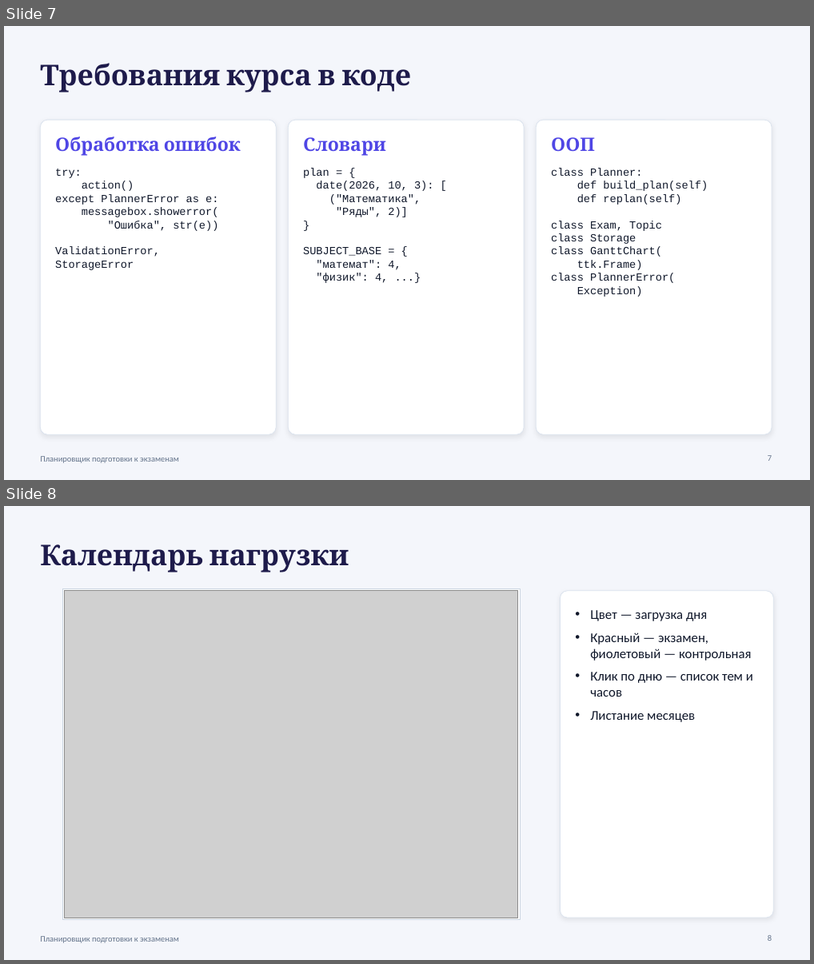
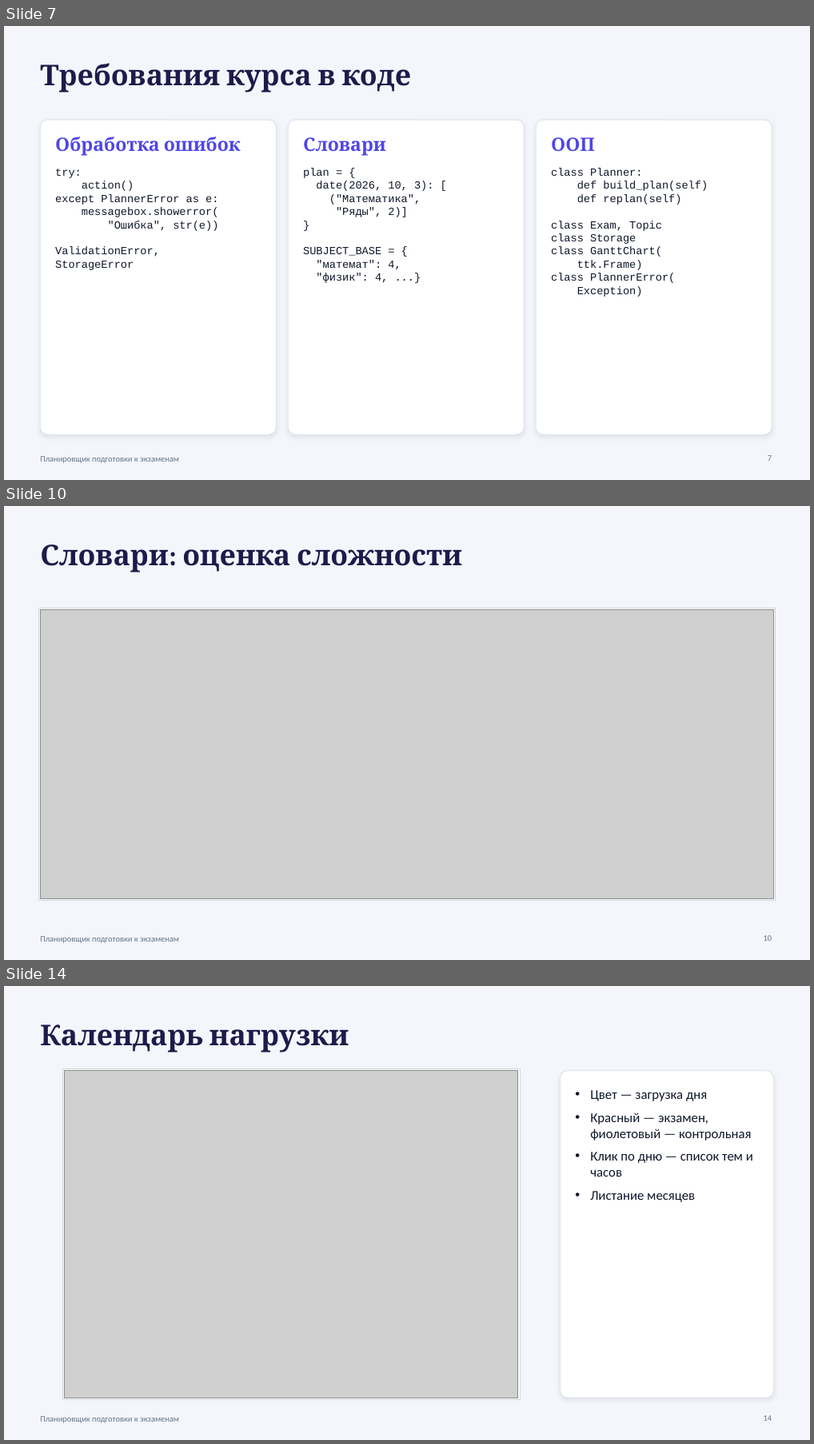
Before and after one commit to leywinkw/exam-planner, a slide deck: docs/Презентация_Планировщик_экзаменов.pptx. Shown one above the other, each under a label of ours: slides 7 and 8 before the commit, slides 7, 10 and 14 after it; the slides between them are not shown. The pictures are 814x964 and 814x1444 pixels, drawn with LibreOffice and Linux fonts; fonts in the diff are those of the drawing; grey boxes stand for pictures. Boxes give left, top, right and bottom in pixels: in the first picture for what was removed or moved away, otherwise in the second. Text is boxed around its words. In the diff, an @@ line names an element or a change of style, - is before the commit and + after.

```diff
--- a/docs/Презентация_Планировщик_экзаменов.pptx
+++ b/docs/Презентация_Планировщик_экзаменов.pptx
@@ slide 10 added at (4, 506, 810, 960), background #F4F6FB; not listed: 1 template element that a slide beside it also shows @@
@@ text added at (40, 544, 462, 572), 34 pt, text #1E1B4B, bold @@
+Словари: оценка сложности
@@ rectangle added at (38, 608, 776, 900), fill #FFFFFF, outline #CBD5E1 0.75 pt @@
@@ picture added at (40, 610, 774, 899) @@
@@ page number added at (764, 935, 773, 940), 10 pt, text #64748B @@
+10
@@ what was slide 8 is now slide 14 @@
@@ page number at (764, 1415, 773, 1420): text changed @@
-8
+14
```
Also in this commit, not shown: 5 other slides added, 31 other files.
